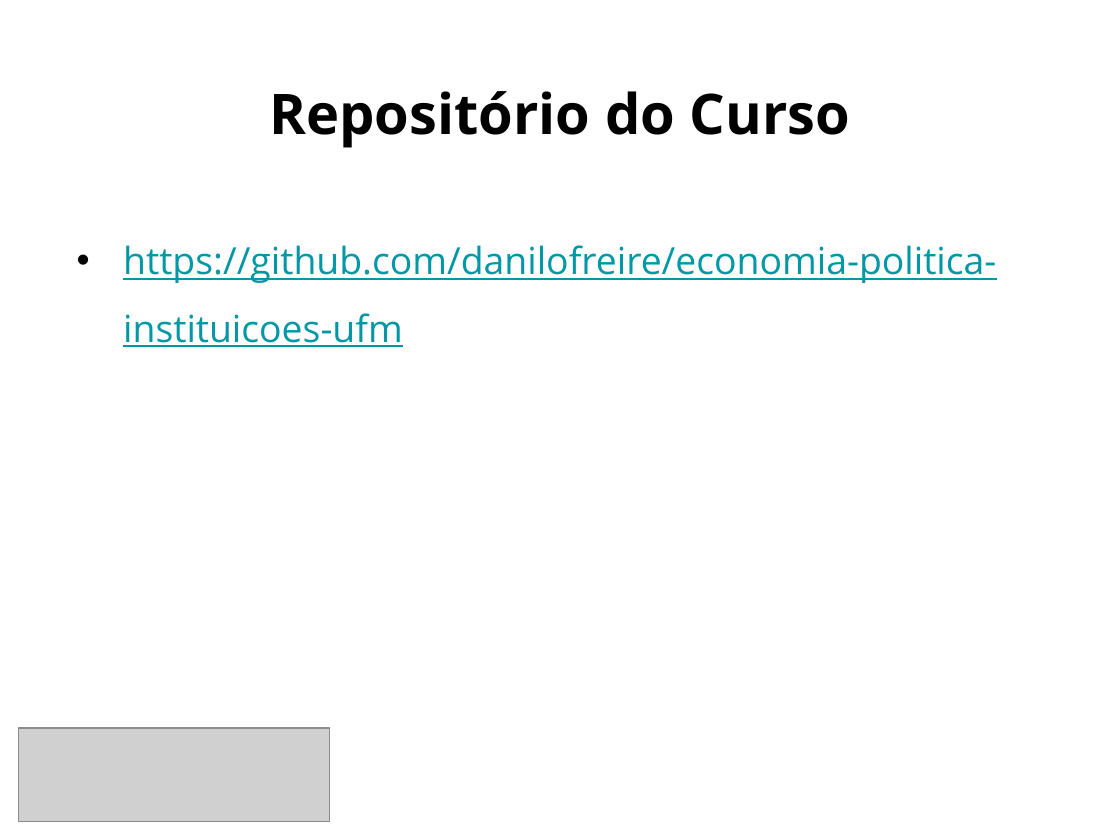
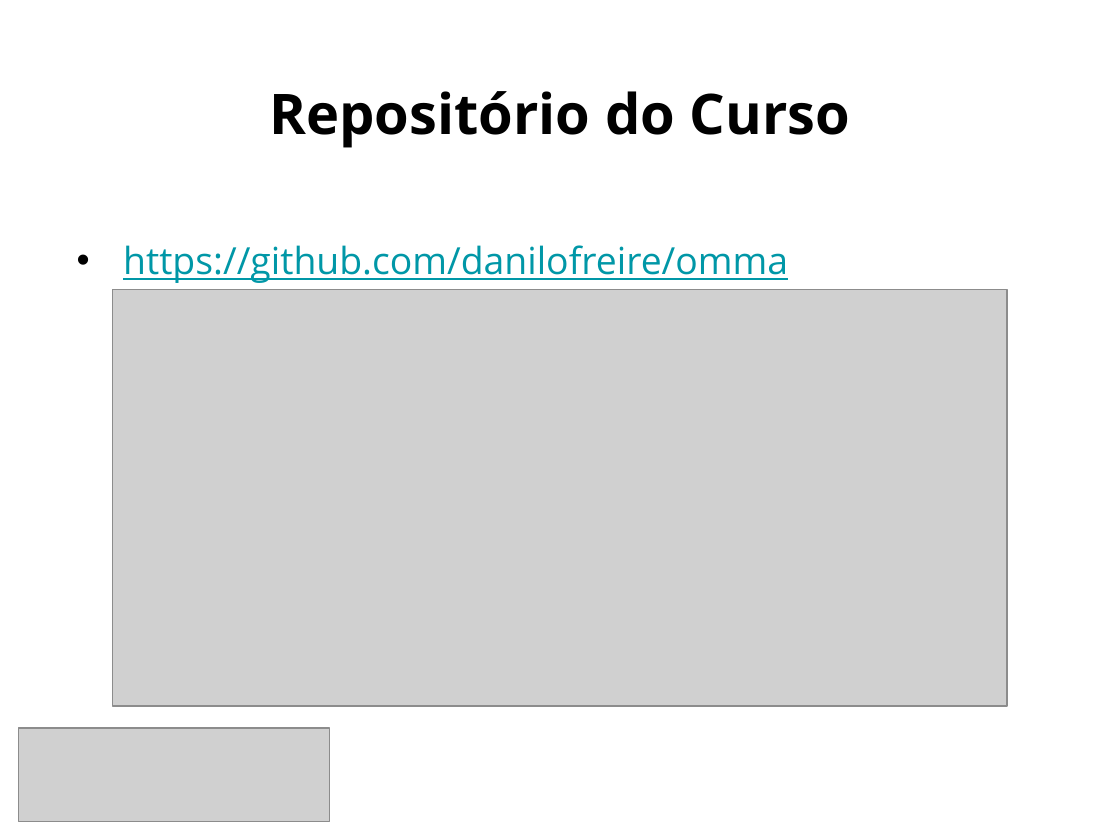
Before and after one commit to danilofreire/omma, a slide deck: slide 6 of sessoes-01-02/sessao-01.pptx. Drawn at 1120x840 pixels with LibreOffice and Linux fonts; fonts in the diff are those of the drawing; grey boxes stand for pictures. Boxes give left, top, right and bottom in pixels: in the first picture for what was removed or moved away, otherwise in the second. Text is boxed around its words. In the diff, an @@ line names an element or a change of style, - is before the commit and + after.

Commit message:
atualiza slides sessão 01

```diff
--- a/sessoes-01-02/sessao-01.pptx
+++ b/sessoes-01-02/sessao-01.pptx
@@ text at [123,245,788,283]: text changed @@
-• https://github.com/danilofreire/economia-politica-instituicoes-ufm
+• https://github.com/danilofreire/omma
@@ picture added at [113,289,1007,706] @@
```
Also in this commit, not shown: 1 other file.
